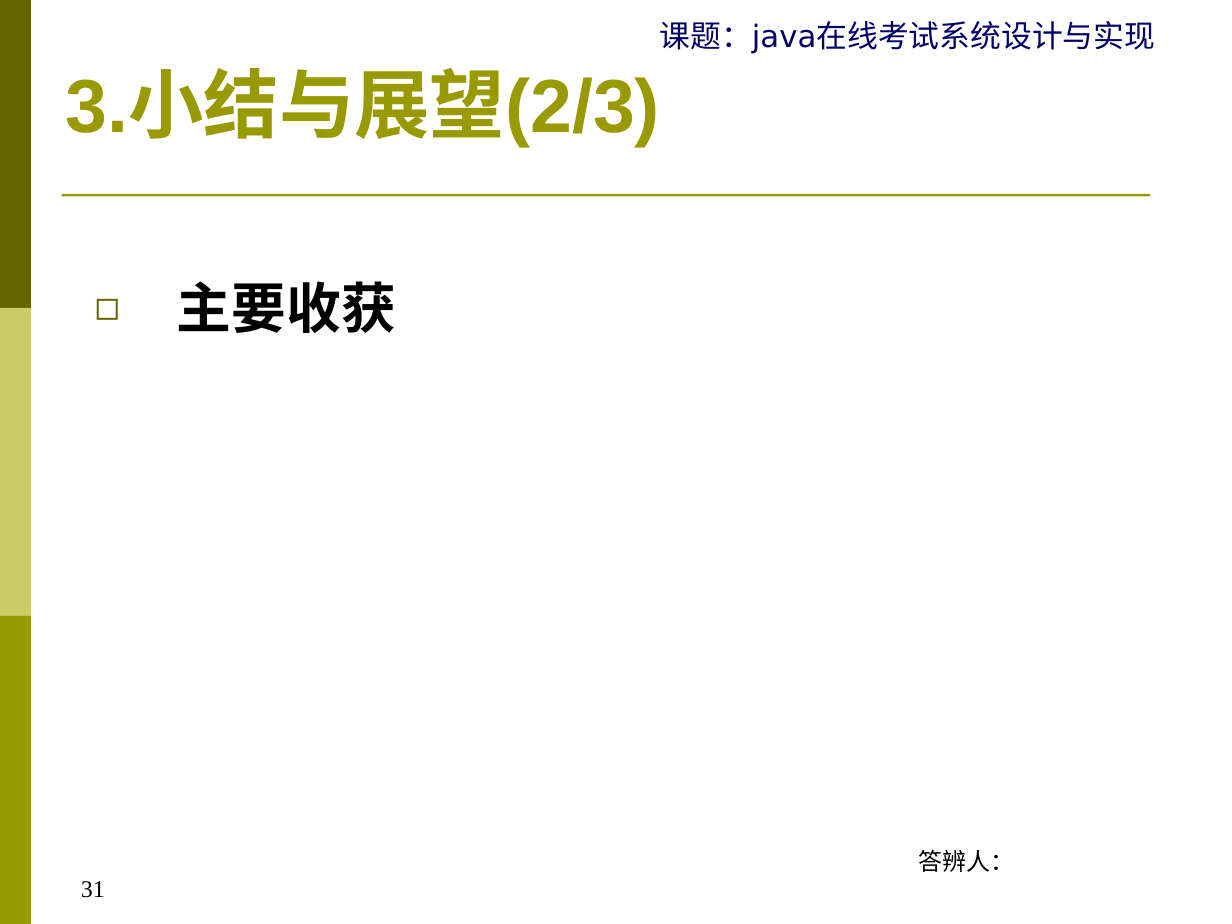
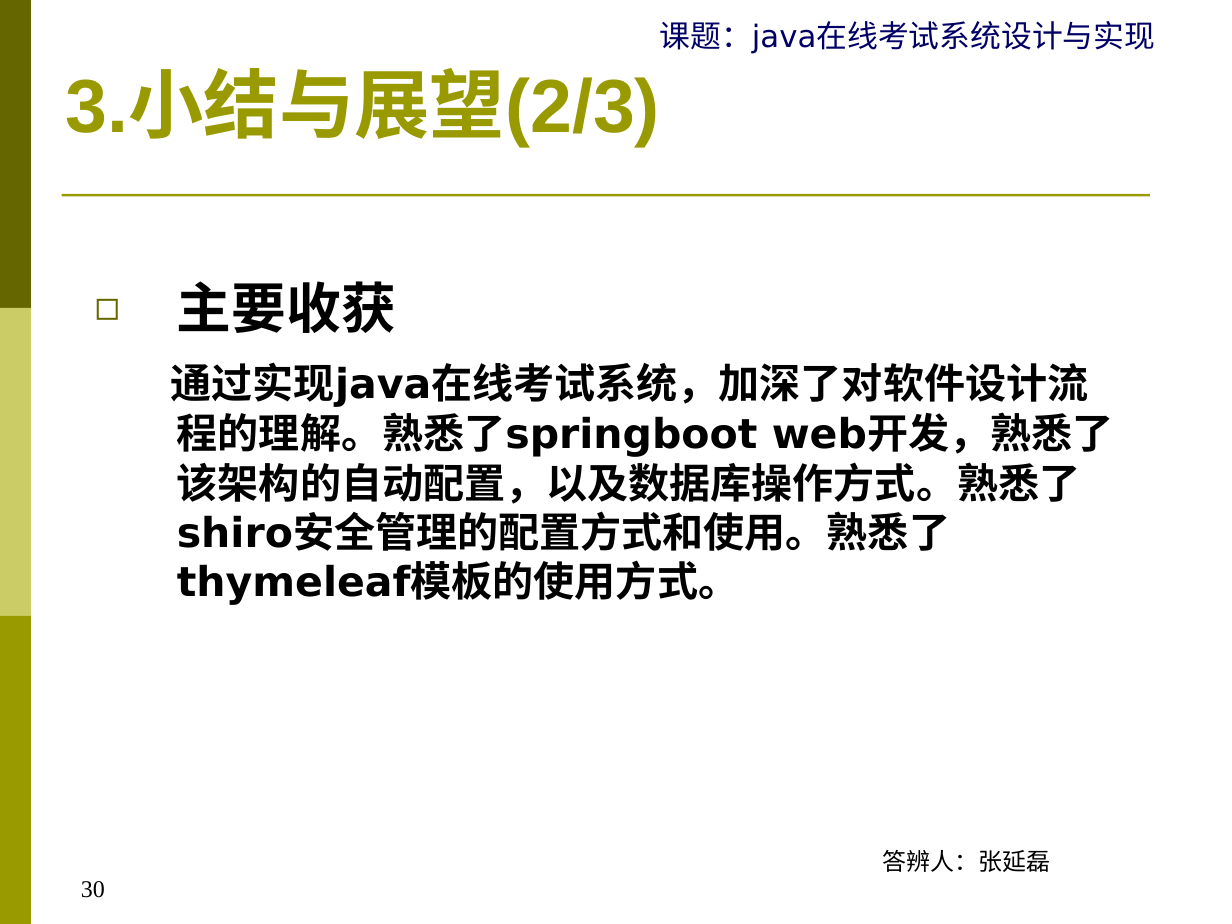
Before and after one commit to zhangylz/sudaonlineexambase, a slide deck: slide 30 of document/YB17270520059张延磊-Java在线考试系统设计与实现V1-20190508.ppt (slide 31 before the commit). Drawn at 1232x924 pixels with LibreOffice and Linux fonts; fonts in the diff are those of the drawing. Boxes give left, top, right and bottom in pixels: in the first picture for what was removed or moved away, otherwise in the second. Text is boxed around its words. In the diff, an @@ line names an element or a change of style, - is before the commit and + after.

```diff
--- a/document/YB17270520059张延磊-Java在线考试系统设计与实现V1-20190508.ppt
+++ b/document/YB17270520059张延磊-Java在线考试系统设计与实现V1-20190508.ppt
@@ text at bbox=[171, 362, 1114, 605]: paragraph added @@
+通过实现java在线考试系统，加深了对软件设计流程的理解。熟悉了springboot web开发，熟悉了该架构的自动配置，以及数据库操作方式。熟悉了shiro安全管理的配置方式和使用。熟悉了thymeleaf模板的使用方式。
@@ text at bbox=[882, 850, 1050, 872]: text changed @@
-答辨人：
+答辨人：张延磊
@@ page number at bbox=[81, 881, 105, 898]: text changed @@
-31
+30
```
Also in this commit, not shown: 16 other slides changed, 1 slide removed, 1 other file.
